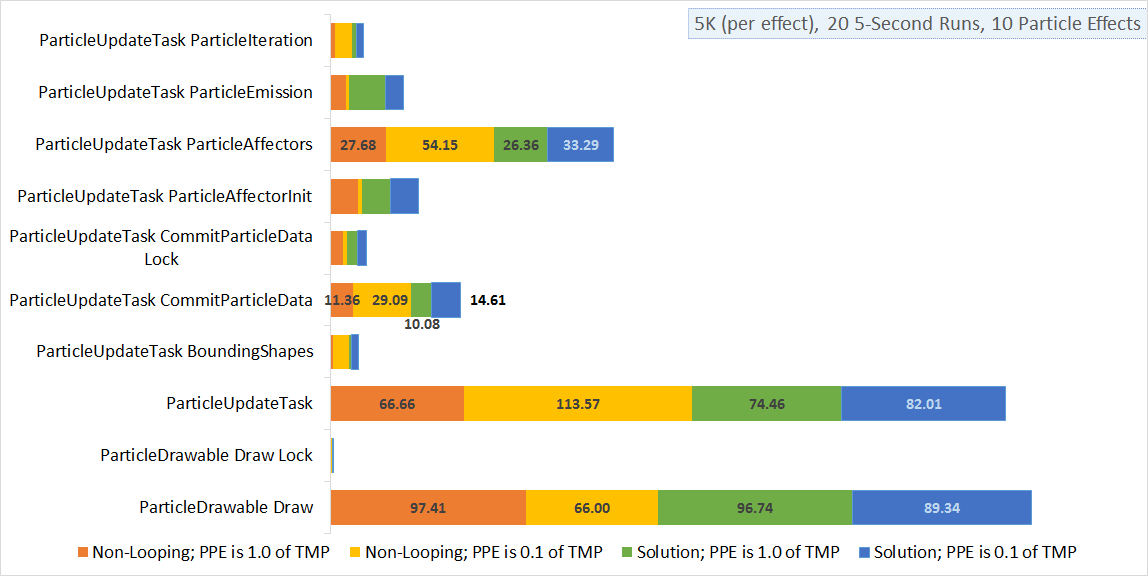
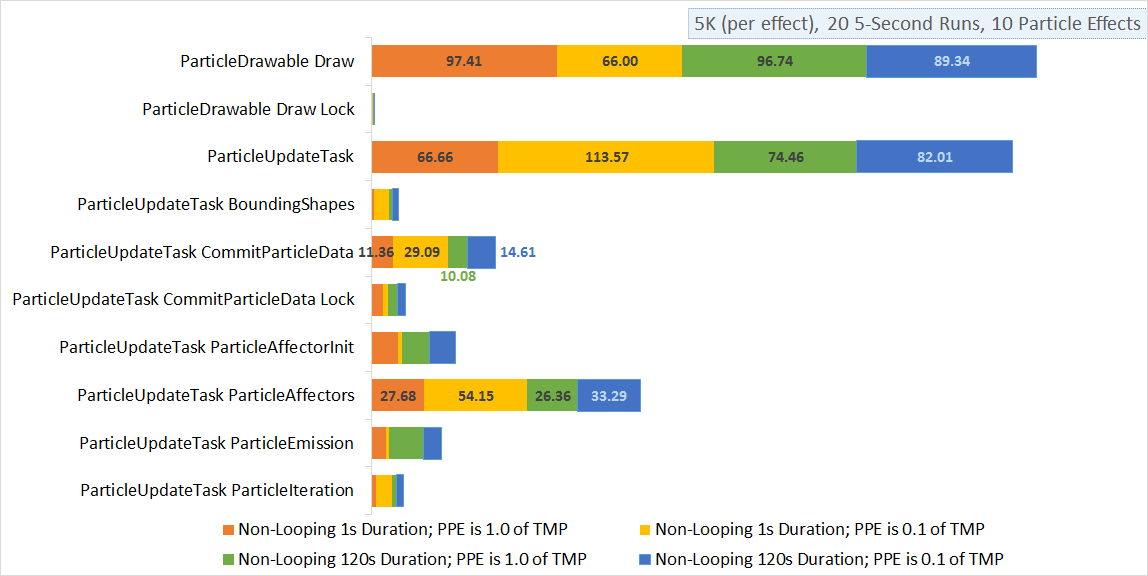
Layers edited between the first and the second 1148 x 576 image:
added layer "Layer 6" above "Layer 5" over [10,14,1077,568]
added layer "Layer 5" above "Layer 4" over [10,14,1077,568]
